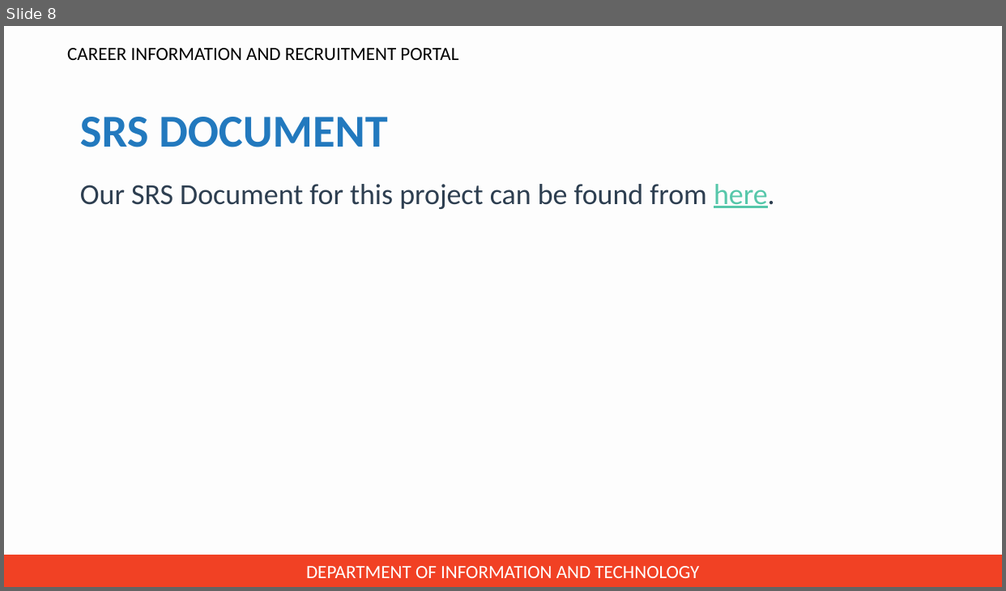
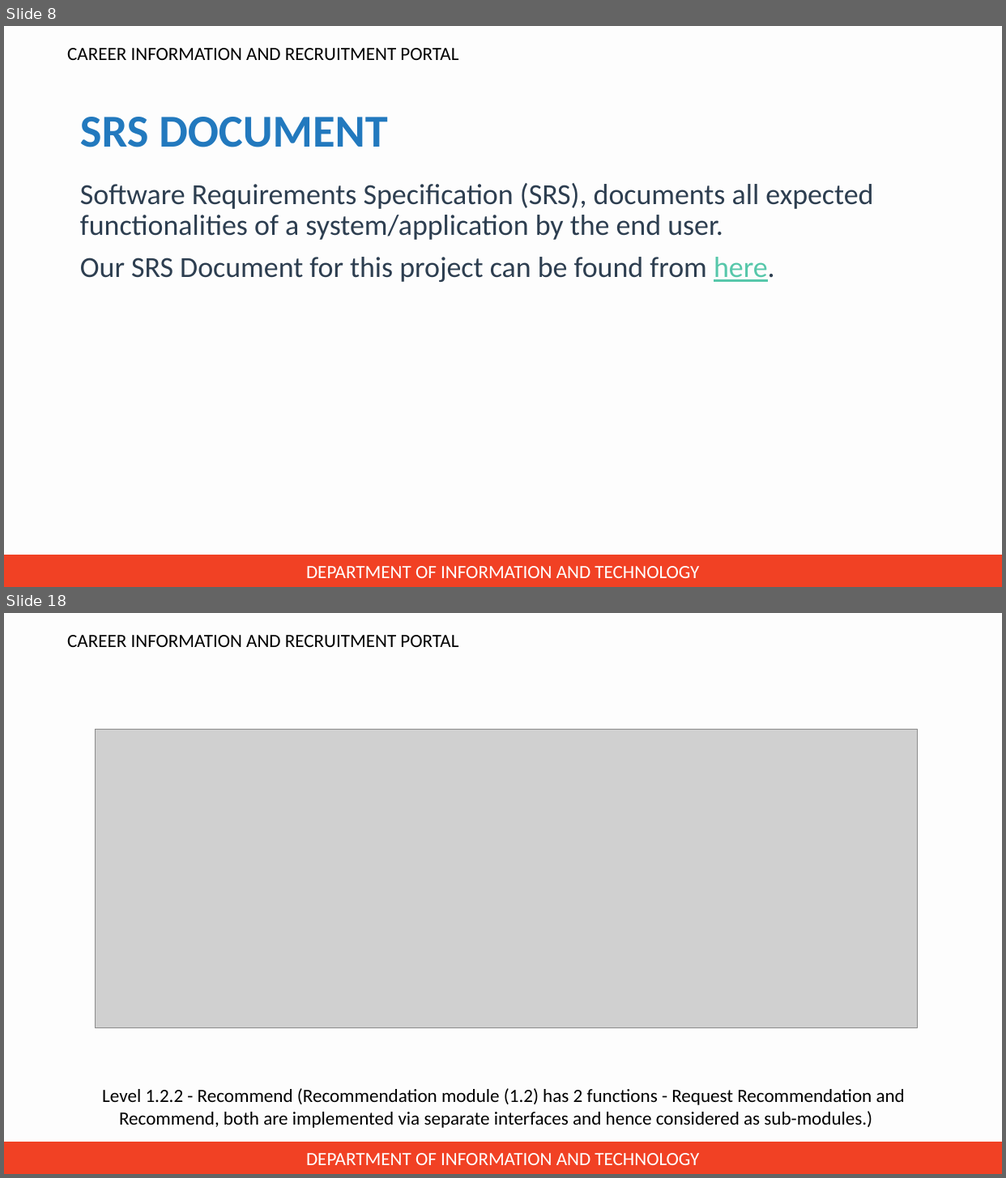
Before and after one commit to jincy-p-janardhanan/Career-Information-and-Recruitment-Portal, a slide deck: Presentation for zeroth review/PPT for zeroth review.pptx. Shown one above the other, each under a label of ours: slide 8 before the commit, slides 8 and 18 after it; the slides between them are not shown. The pictures are 1006x591 and 1006x1178 pixels, drawn with LibreOffice and Linux fonts; fonts in the diff are those of the drawing; grey boxes stand for pictures; background and template pictures are left out. Boxes give left, top, right and bottom in pixels: in the first picture for what was removed or moved away, otherwise in the second. Text is boxed around its words. In the diff, an @@ line names an element or a change of style, - is before the commit and + after.

```diff
--- a/Presentation for zeroth review/PPT for zeroth review.pptx
+++ b/Presentation for zeroth review/PPT for zeroth review.pptx
@@ slide 18 added at bbox=[4, 613, 1002, 1174], background #F2F2F2 at 9% opacity; not listed: 2 template elements that a slide beside it also shows @@
@@ picture added at bbox=[95, 729, 918, 1028] @@
@@ text added at bbox=[102, 1088, 905, 1128], 18 pt, text #000000 @@
+Level 1.2.2 - Recommend (Recommendation module (1.2) has 2 functions - Request Recommendation and Recommend, both are implemented via separate interfaces and hence considered as sub-modules.)
@@ slide 8 changed as well @@
@@ text at bbox=[80, 183, 873, 240]: paragraph added @@
+Software Requirements Specification (SRS), documents all expected functionalities of a system/application by the end user.
```
Also in this commit, not shown: 4 other slides changed, 28 other slides added, 2 slides removed.
